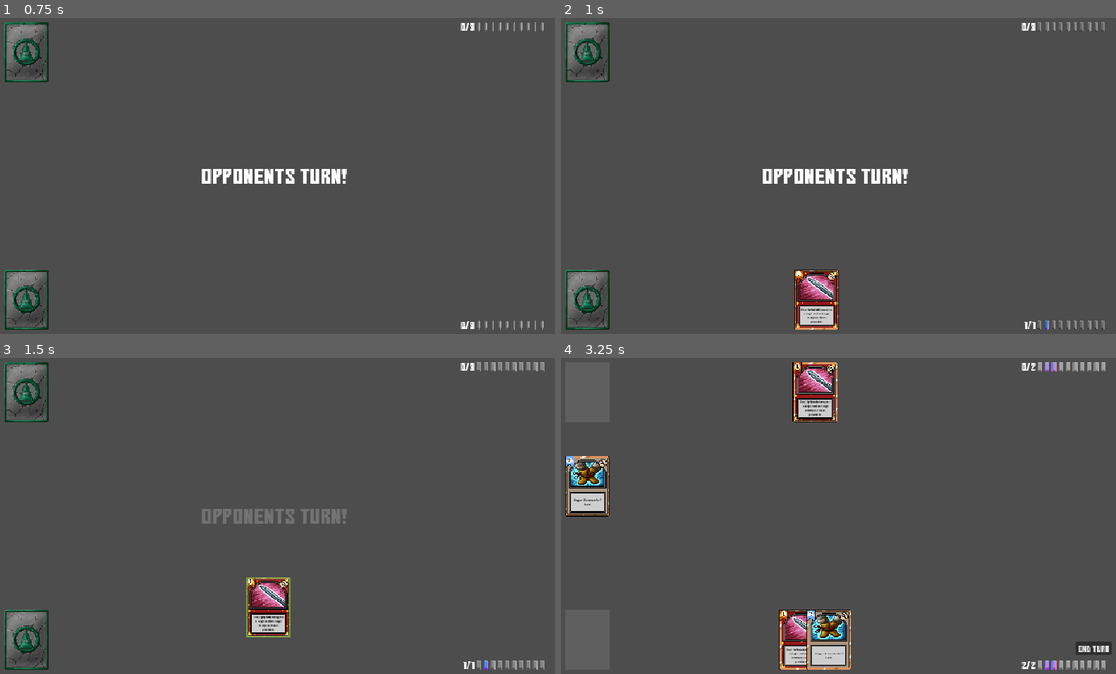
Above: before the commit, frames 1-4 (two rows, left to right).
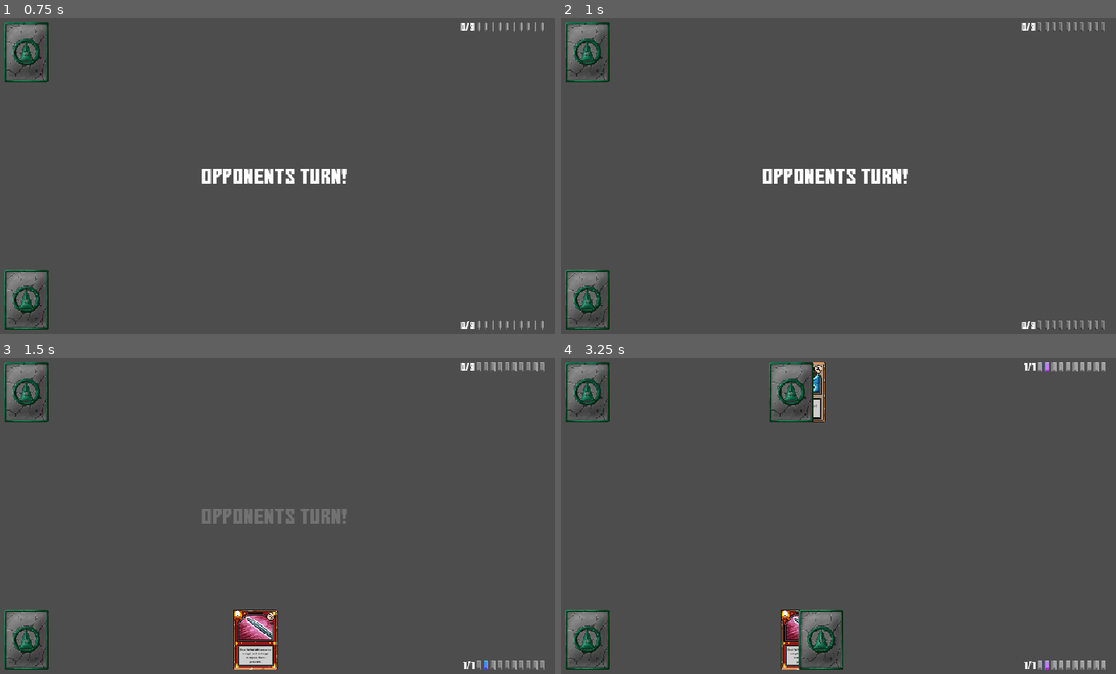
Above: after the commit, the same moments.

Repository: kieranlavelle/pixadeck
Game: Godot game, scene res://scenes/main.tscn
Two runs of this game, one before a commit and one after it. Both use one fixed random seed, a clock stepped at 60 frames per second and the inputs below.
Inputs (mouse positions are in pixels of both pictures, inside the frame that each line leads up to):
- Up to frame 1 (0.75 s): click "End Turn" at 0.5 s
- Up to frame 2 (1 s): no input
- Up to frame 3 (1.5 s): drag from (255, 639) to (333, 446) at 1.27 s
- Up to frame 4 (3.25 s): click "End Turn" at 2 s; drag from (816, 392) to (805, 579) at 2.77 s

Frame 1 is identical in both runs. In frame 2, 1.5% of the frame differs, in the area x 42-88%, y 79-99%; in frame 3, 2.4%; in frame 4, 7.6%, in the area x 0-100%, y 1-99%.

Commit message:
Add card draw animation and sounds

Diff:
--- a/src/combatant/combatant.gd
+++ b/src/combatant/combatant.gd
@@ -44,7 +44,7 @@
 		await get_tree().create_timer(1).timeout
 
 		# behaviours agnostic to real vs ai player.
-		deck.draw_card()
+		await deck.draw_card()
 		enable_player()
 		mana.on_new_turn()
 
--- a/src/combatant/combatant.tscn
+++ b/src/combatant/combatant.tscn
@@ -4,9 +4,9 @@
 [ext_resource type="PackedScene" uid="uid://cryj3mghpm68i" path="res://src/deck/deck.tscn" id="2_x42xx"]
 [ext_resource type="Script" uid="uid://by78ddj4qp3w6" path="res://src/card/card_data.gd" id="3_l271a"]
 [ext_resource type="Resource" uid="uid://c7ib0x1vjkvrj" path="res://src/card/_cards/strike.tres" id="4_8ydov"]
+[ext_resource type="AudioStream" uid="uid://dp7kbtrj1byjo" path="res://assets/sounds/card_draw.mp3" id="4_681m7"]
 [ext_resource type="Resource" uid="uid://bmk4te5ggnitg" path="res://src/card/_cards/dome.tres" id="5_ylhto"]
 [ext_resource type="PackedScene" uid="uid://cm7rcu252yg0r" path="res://src/hand/hand.tscn" id="6_cwolq"]
-[ext_resource type="Script" uid="uid://ddw12klinnuwf" path="res://src/hand/hand.gd" id="7_2smqc"]
 [ext_resource type="PackedScene" uid="uid://cmhi8vns8xt7s" path="res://src/combatant/mana/mana.tscn" id="8_x42xx"]
 [ext_resource type="Script" uid="uid://b8gfm8g1lt6ug" path="res://src/combatant/controllers/ai_controller.gd" id="9_l271a"]
 
@@ -35,6 +35,7 @@
 layout_mode = 2
 size_flags_horizontal = 5
 size_flags_vertical = 8
+draw_sound = ExtResource("4_681m7")
 starting_deck = Array[ExtResource("3_l271a")]([ExtResource("4_8ydov"), ExtResource("5_ylhto")])
 
 [node name="Hand" parent="Layout" unique_id=475158690 instance=ExtResource("6_cwolq")]
@@ -45,7 +46,6 @@
 size_flags_vertical = 8
 mouse_filter = 2
 theme_override_constants/separation = -30
-script = ExtResource("7_2smqc")
 
 [node name="Mana" parent="Layout" unique_id=998965938 instance=ExtResource("8_x42xx")]
 layout_mode = 2
--- a/src/deck/deck.gd
+++ b/src/deck/deck.gd
@@ -1,8 +1,10 @@
 extends TextureRect
 
-@onready var hand: HBoxContainer = %Hand
+@onready var audio: AudioStreamPlayer = $AudioStreamPlayer
+@onready var hand: Hand = %Hand as Hand
 @onready var empty_texture: ColorRect = $EmptyTexture
 
+@export var draw_sound: AudioStream
 @export var starting_deck: Array[CardData]
 
 var draw_pile: Array[CardData] = []
@@ -10,19 +12,67 @@
 
 
 func _ready():
+	audio.stream = draw_sound
 	draw_pile = starting_deck.duplicate()
 	draw_pile.shuffle()
 
 
 func draw_card():
 	if !draw_pile.is_empty():
+
+		# check there is room in hand:
+		if hand.is_hand_full():
+			print("Hand is full, handle this event later")
+			return
+
+		if audio.stream:
+			audio.play()
+
 		var drawn_card = draw_pile.pop_back()
-		hand.add_to_hand(drawn_card)
+
+		# start this card as invisible, seems like it should
+		# be a hand or card responsibility
+		var card_in_hand := hand.add_to_hand(drawn_card)
+		await animate_card_to_hand(card_in_hand)
 
 		if draw_pile.is_empty():
 			empty_texture.show()
 
 
+func animate_card_to_hand(card_in_hand: Card) -> void:
+	# start this card as invisible, seems like it should
+	# be a hand or card responsibility
+	card_in_hand.modulate.a = 0.0
+	card_in_hand.mouse_filter = Control.MOUSE_FILTER_IGNORE
+
+	# wait for the next frame to assure the the card has a layout
+	# so we can use it's global positions.
+	await get_tree().process_frame
+
+	# need to create a temp flyer to move from deck -> hand
+	var flyer := TextureRect.new()
+	flyer.texture = texture
+	flyer.size = card_in_hand.size
+	flyer.global_position = global_position
+	flyer.top_level = true # this prevents layout disturbing this flyer
+	flyer.z_index = 100
+
+	# in future we could move this to a dedicated overlay for animations
+	get_tree().current_scene.add_child(flyer)
+
+	var tween := create_tween()
+	tween.tween_property(
+		flyer,
+		"global_position",
+		card_in_hand.global_position,
+		0.4
+	).set_trans(Tween.TRANS_CUBIC).set_ease(Tween.EASE_OUT)
+
+	await tween.finished
+	flyer.queue_free()
+
+	card_in_hand.modulate.a = 1.0
+	card_in_hand.mouse_filter = Control.MOUSE_FILTER_STOP
 
 func _on_mouse_entered():
 	hovered = true
--- a/src/deck/deck.tscn
+++ b/src/deck/deck.tscn
@@ -20,5 +20,7 @@
 grow_vertical = 2
 color = Color(0.37413925, 0.37413928, 0.37413922, 1)
 
+[node name="AudioStreamPlayer" type="AudioStreamPlayer" parent="." unique_id=756521156]
+
 [connection signal="mouse_entered" from="." to="." method="_on_mouse_entered"]
 [connection signal="mouse_exited" from="." to="." method="_on_mouse_exited"]
--- a/src/hand/hand.gd
+++ b/src/hand/hand.gd
@@ -1,5 +1,10 @@
 class_name Hand
 extends HBoxContainer
+
+@onready var audio: AudioStreamPlayer = $AudioStreamPlayer
+
+@export var card_played_sound: AudioStream
+
 
 const DEFAULT_MAX_HAND_SIZE = 5
 const CARD_SCENE = preload("res://src/card/card.tscn")
@@ -10,7 +15,15 @@
 var cards: Array[Card] = []
 var owner_combatant: Combatant
 
-func add_to_hand(card_data: CardData) -> void:
+func _ready():
+	audio.stream = card_played_sound
+
+
+func is_hand_full() -> bool:
+	return len(cards) >= DEFAULT_MAX_HAND_SIZE
+
+
+func add_to_hand(card_data: CardData) -> Card:
 	if cards.size() < DEFAULT_MAX_HAND_SIZE:
 		var card_instance = CARD_SCENE.instantiate()
 		card_instance.card_data = card_data
@@ -22,15 +35,22 @@
 		add_child(card_instance)
 		cards.append(card_instance)
 
+		return card_instance
+	return null
+
 
 func update_cards_for_turn(is_opponents_turn: bool) -> void:
-	for card in get_children():
+	for card in cards:
 		card.opponents_turn = is_opponents_turn
 		card.is_locally_owned = owner_combatant.is_local_player
 
 
 
 func play_card(card: Card, new_parent: CardDropZone) -> void:
+
+	if audio.stream:
+		audio.play()
+
 	new_parent.play_card(card, owner_combatant)
 	var index = cards.find(card)
 
--- a/src/hand/hand.tscn
+++ b/src/hand/hand.tscn
@@ -1,4 +1,7 @@
 [gd_scene format=3 uid="uid://cm7rcu252yg0r"]
+
+[ext_resource type="Script" uid="uid://ddw12klinnuwf" path="res://src/hand/hand.gd" id="1_3dq68"]
+[ext_resource type="AudioStream" uid="uid://c2yk0vittu7mg" path="res://assets/sounds/card_play.mp3" id="2_2y21x"]
 
 [node name="Hand" type="HBoxContainer" unique_id=475158690]
 anchors_preset = 12
@@ -8,3 +11,7 @@
 grow_horizontal = 2
 grow_vertical = 0
 alignment = 1
+script = ExtResource("1_3dq68")
+card_played_sound = ExtResource("2_2y21x")
+
+[node name="AudioStreamPlayer" type="AudioStreamPlayer" parent="." unique_id=2136707275]
Not shown, added: assets/sounds/card_draw.mp3
Not shown, added: assets/sounds/card_play.mp3
